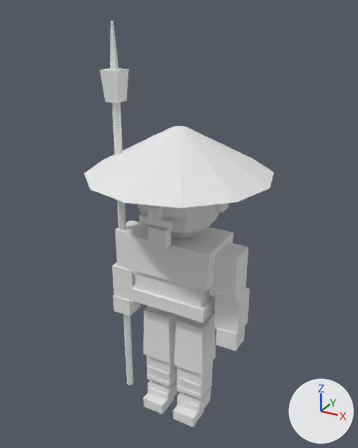
Renders of the glTF model sample_project/assets/3d/units/japanese/spearman_a1.glb from each side of a commit.
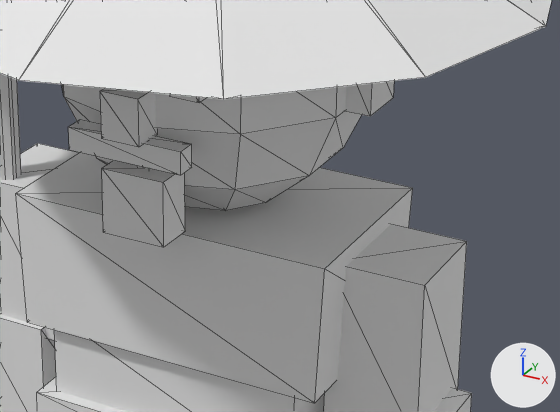
Each version is shown whole from a camera (50 mm lens) standing at (1.21, -2.2, 2.37) and looking at (-0.02, 0.04, 1.25), then close up on the part from 34% to 77% of the width and 40% to 66% of the height. Every picture has the same lights, and +X, +Y and +Z are marked at lower right. The older version's two pictures come first. The close-ups show mesh edges as thin lines. Vertices at exactly the same position are counted once.

The scene before the commit, as lines of its bpy script (objects in view):
```python
me_body = bpy.data.meshes.new('Body')
me_body.from_pydata(...)  # 378 vertices, 604 faces; spans x -0.5..0.5, y -0.5..0.5, z 0.0..2.3
me_body.materials.append(mat_pe_unitpalette)  # white #e7e7e7
ob_body = bpy.data.objects.new('Body', me_body)
ob_body.location = (0.0, 0.0, 0.0)
```
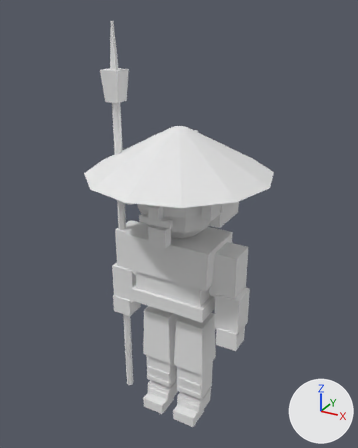
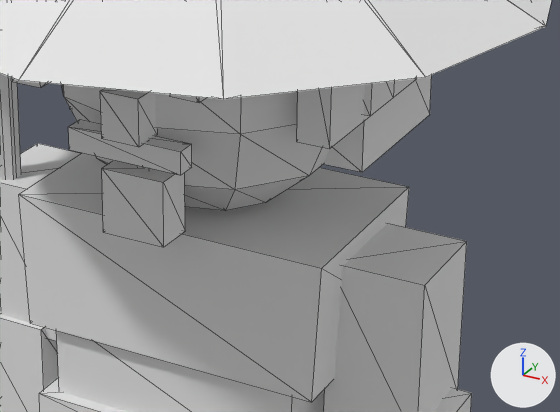
The newer file is also rescaled (x0.96) as a whole; pictures and numbers use the older file's frame.

The change in detail:
me_body is used by ob_body; location (0.0, 0.0, 0.0).
me_body had 378 vertices, 604 faces and spanned x -0.5..0.5, y -0.5..0.5, z 0.0..2.3.
me_body now has 418 vertices, 664 faces and spans x -0.5..0.5, y -0.5..0.5, z 0.0..2.3.
me_body part 1: a new loose piece, a box spanning x -0.25..0.25, y -0.02..0.24, z 1.3..1.6, in mat_pe_unitpalette (white #e7e7e7).
me_body part 2: a new loose piece, a box spanning x 0.21..0.26, y -0.15..0.15, z 1.39..1.61, in mat_pe_unitpalette (white #e7e7e7).
me_body part 3: a new loose piece, a box spanning x -0.26..-0.21, y -0.15..0.15, z 1.39..1.61, in mat_pe_unitpalette (white #e7e7e7).
Other edits to the shape of me_body do not show in these pictures.

Pixel boxes [x1, y1, x2, y2] of what changed, in the close-ups (560 x 412 px):
part 1 of me_body, added: after [323, 75, 432, 172]
part 2 of me_body, added: after [297, 78, 417, 149]
part 3 of me_body, added: after [12, 78, 48, 88]
